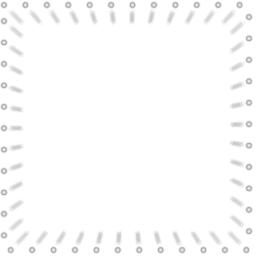
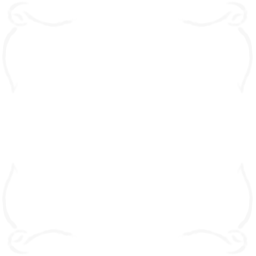
Comparing the layer stacks of the two w=256, h=256 images. Changes:
added layer "Layer 1" above "Layer 2" over (x1=1, y1=1, x2=253, y2=254)
hid "Selection normal" over (x1=0, y1=1, x2=253, y2=254)
